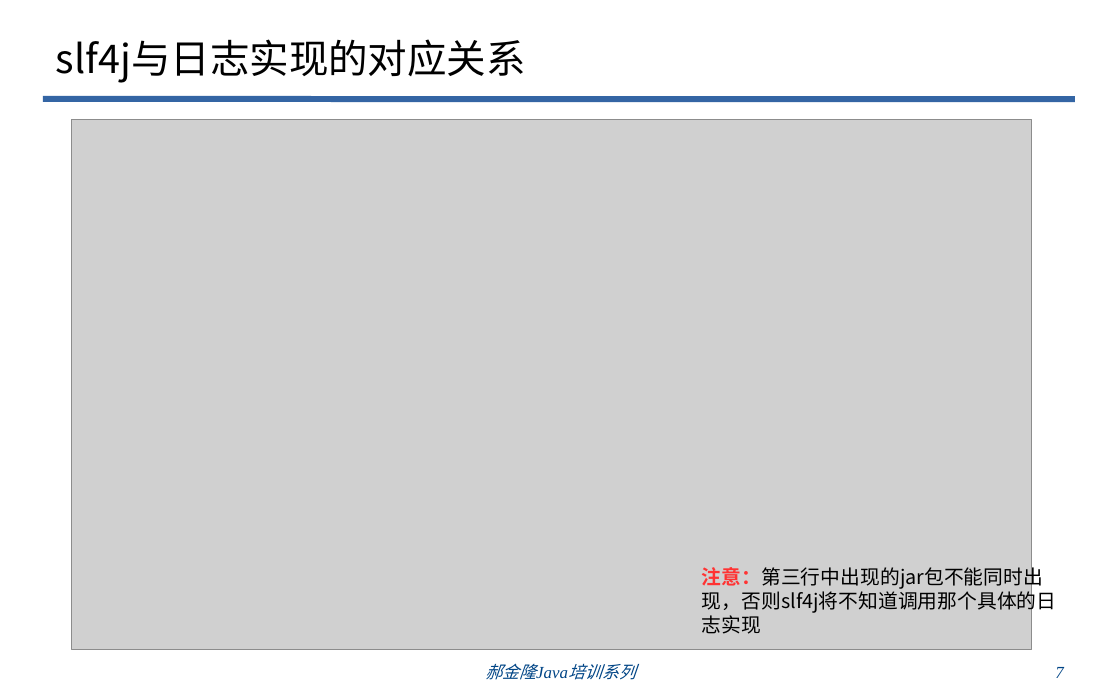
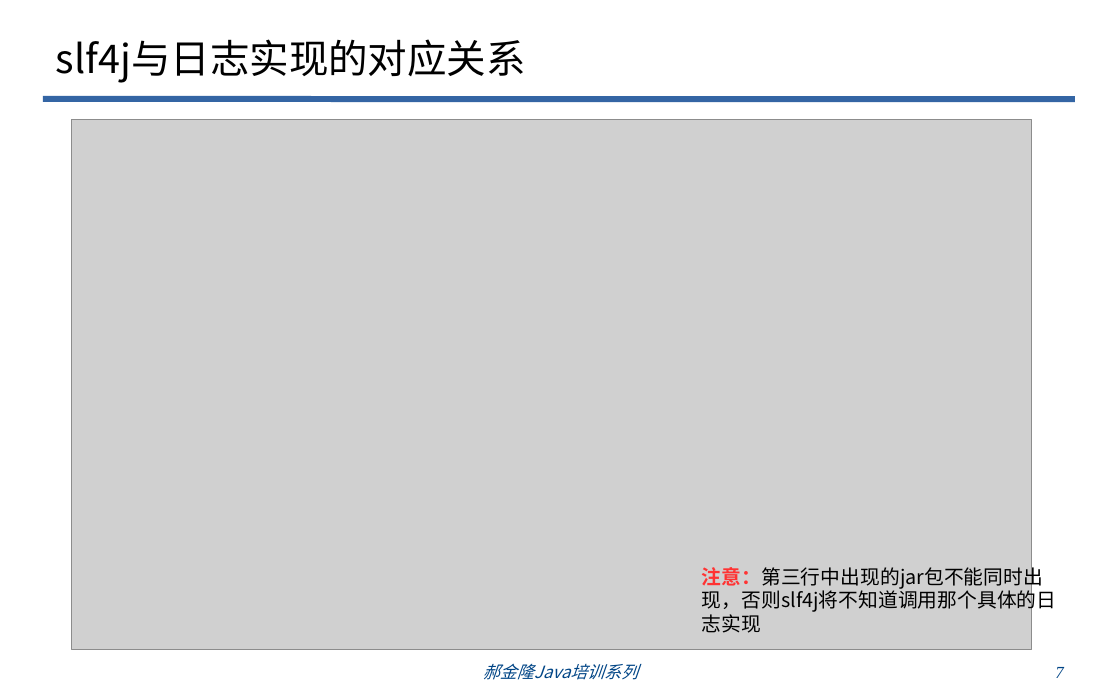
Before and after one commit to haojinlong/trainning, a slide deck: slide 7 of doc/odp/郝金隆Java编程技巧培训之一：Java日志框架.odp. Drawn at 1120x700 pixels with LibreOffice and Linux fonts; fonts in the diff are those of the drawing; grey boxes stand for pictures; background and template pictures are left out. Boxes give left, top, right and bottom in pixels: in the first picture for what was removed or moved away, otherwise in the second. Text is boxed around its words. In the diff, an @@ line names an element or a change of style, - is before the commit and + after.

```diff
--- a/doc/odp/郝金隆Java编程技巧培训之一：Java日志框架.odp
+++ b/doc/odp/郝金隆Java编程技巧培训之一：Java日志框架.odp
@@ text "郝金隆Java培训系列" at (483,663,638,680): font Times New Roman to Noto Sans CJK SC @@
```
Also in this commit, not shown: 7 other slides changed, 9 slides added, 6 other files.
